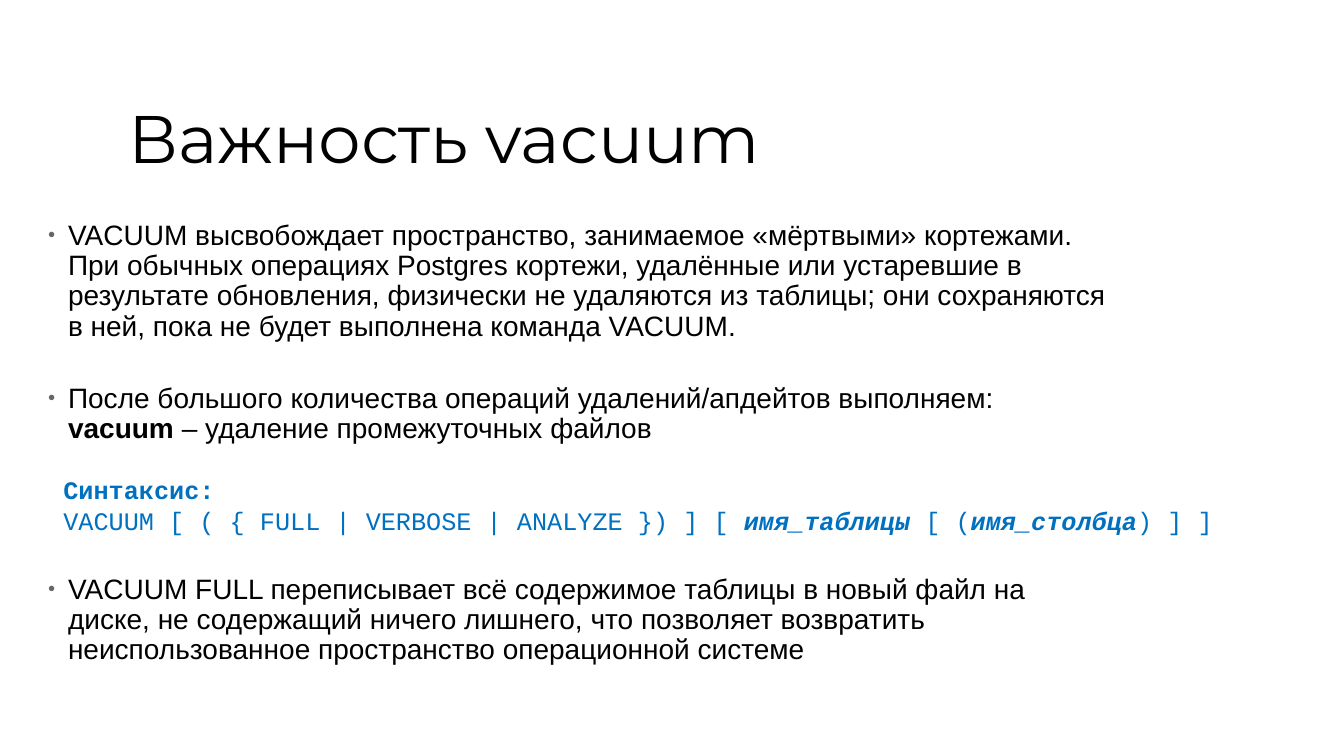
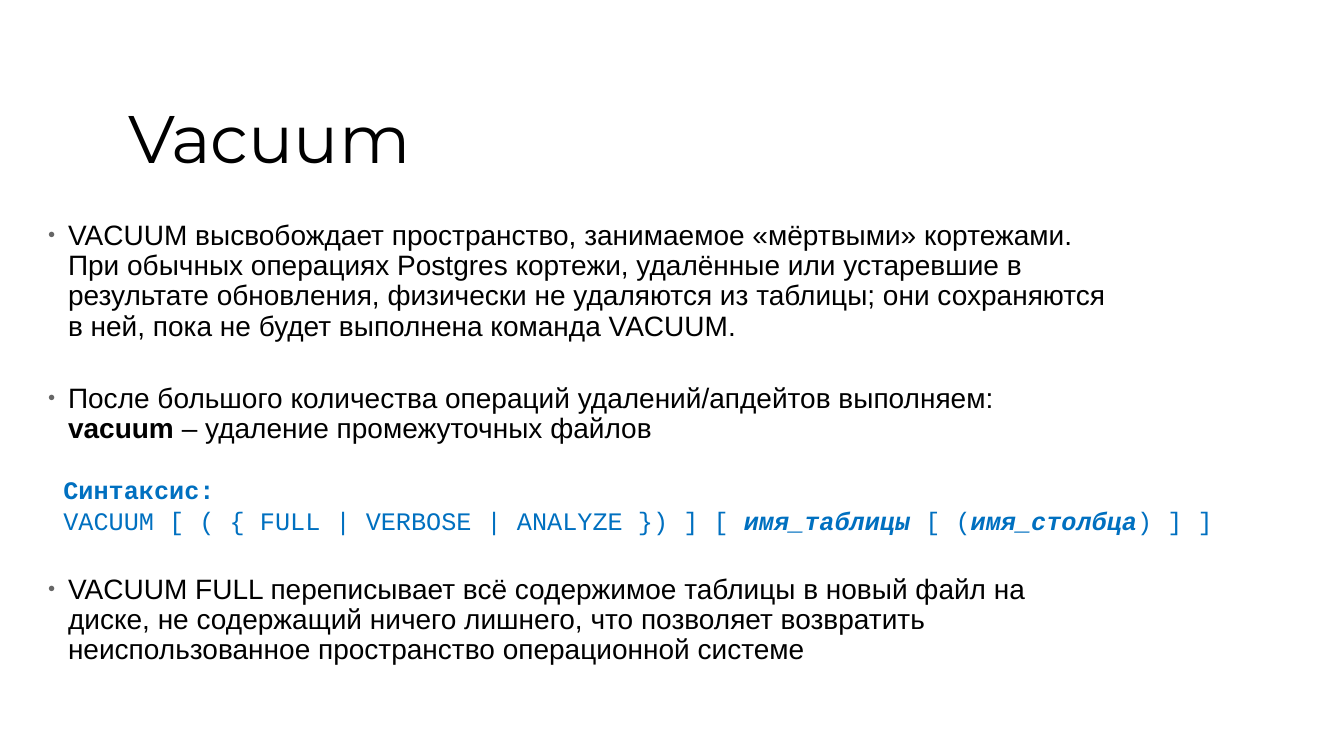
Before and after one commit to Minastirise/workshop_sql_optimization, a slide deck: slide 13 of presentation/Workshop.pptx (slide 11 before the commit). Drawn at 1344x756 pixels with LibreOffice and Linux fonts; fonts in the diff are those of the drawing; background and template pictures are left out. Boxes give left, top, right and bottom in pixels: in the first picture for what was removed or moved away, otherwise in the second. Text is boxed around its words. In the diff, an @@ line names an element or a change of style, - is before the commit and + after.

```diff
--- a/presentation/Workshop.pptx
+++ b/presentation/Workshop.pptx
@@ title at [128,116,410,164]: text changed @@
-Важность vacuum
+Vacuum
```
Also in this commit, not shown: 4 other slides changed, 4 slides added.
